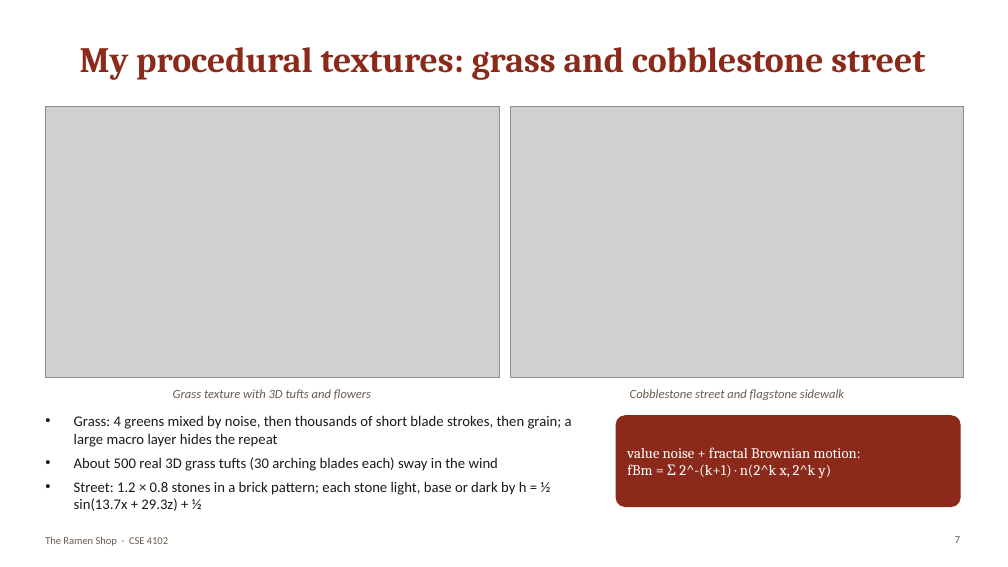
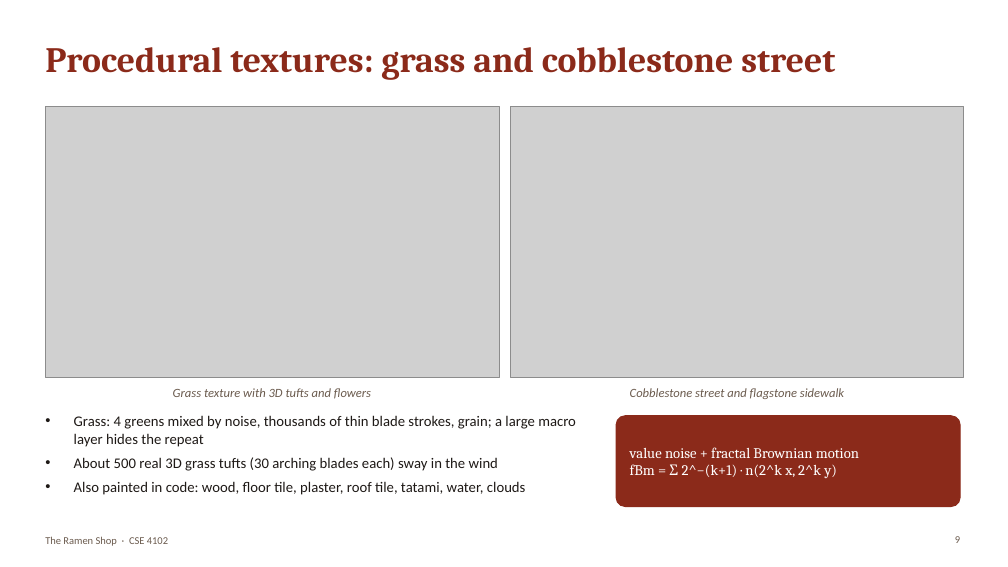
Before and after one commit to RajorshiDas/RamenShop, a slide deck: slide 9 of presentation/RamenShop_Presentation.pptx (slide 7 before the commit). Drawn at 1008x567 pixels with LibreOffice and Linux fonts; fonts in the diff are those of the drawing; grey boxes stand for pictures. Boxes give left, top, right and bottom in pixels: in the first picture for what was removed or moved away, otherwise in the second. Text is boxed around its words. In the diff, an @@ line names an element or a change of style, - is before the commit and + after.

```diff
--- a/presentation/RamenShop_Presentation.pptx
+++ b/presentation/RamenShop_Presentation.pptx
@@ title at box(45, 47, 835, 80): text changed @@
-My procedural textures: grass and cobblestone street
+Procedural textures: grass and cobblestone street
@@ text at box(74, 415, 576, 447): text changed @@
-• Grass: 4 greens mixed by noise, then thousands of short blade strokes, then grain; a large macro layer hides the repeat
+• Grass: 4 greens mixed by noise, thousands of thin blade strokes, grain; a large macro layer hides the repeat
@@ text at box(630, 447, 859, 478): text changed @@
-value noise + fractal Brownian motion:
-fBm = Σ 2^-(k+1) · n(2^k x, 2^k y)
+value noise + fractal Brownian motion
+fBm = Σ 2^−(k+1) · n(2^k x, 2^k y)
@@ text at box(74, 481, 526, 495): text changed @@
-• Street: 1.2 × 0.8 stones in a brick pattern; each stone light, base or dark by h = ½ sin(13.7x + 29.3z) + ½
+• Also painted in code: wood, floor tile, plaster, roof tile, tatami, water, clouds
```
Also in this commit, not shown: 11 other slides changed, 8 slides added, 2 slides removed.
